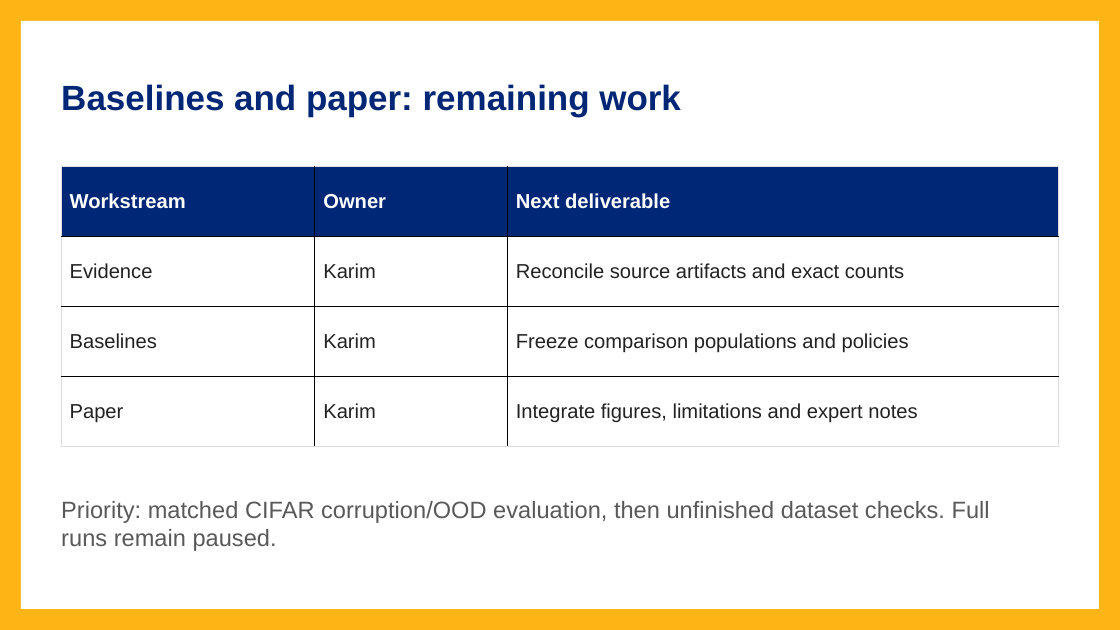
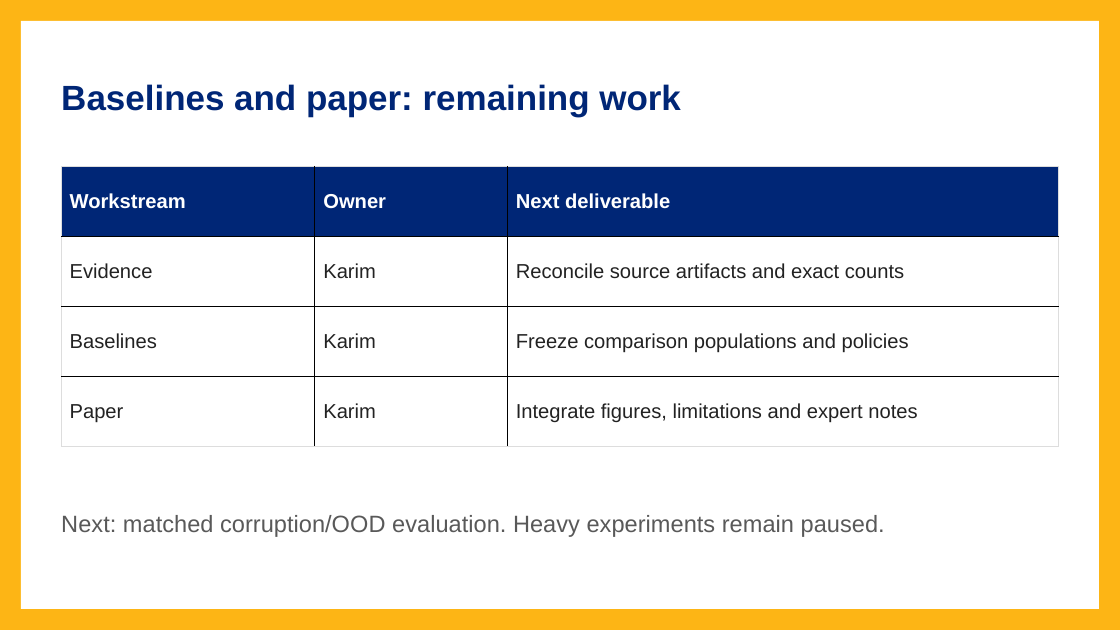
Before and after one commit to Catpockets/sdm-vision-reliability, a slide deck: slide 6 of presentations/karim-presentation2-section.pptx. Drawn at 1120x630 pixels with LibreOffice and Linux fonts; fonts in the diff are those of the drawing. Boxes give left, top, right and bottom in pixels: in the first picture for what was removed or moved away, otherwise in the second. Text is boxed around its words. In the diff, an @@ line names an element or a change of style, - is before the commit and + after.

Commit message:
Match Karim section backup to Chrome review refinements

```diff
--- a/presentations/karim-presentation2-section.pptx
+++ b/presentations/karim-presentation2-section.pptx
@@ text at (61,515,885,537): text changed @@
-Priority: matched CIFAR corruption/OOD evaluation, then unfinished dataset checks. Full runs remain paused.
+Next: matched corruption/OOD evaluation. Heavy experiments remain paused.
```
Also in this commit, not shown: 2 other slides changed, 1 other file.
